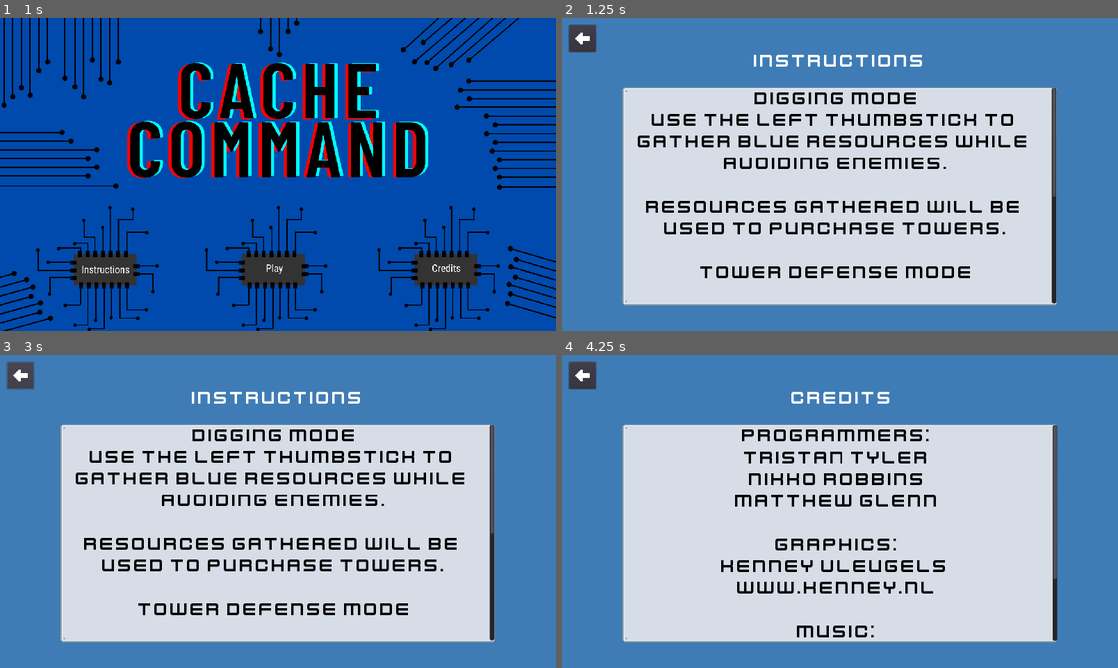
Above: before the commit, frames 1-4 (two rows, left to right).
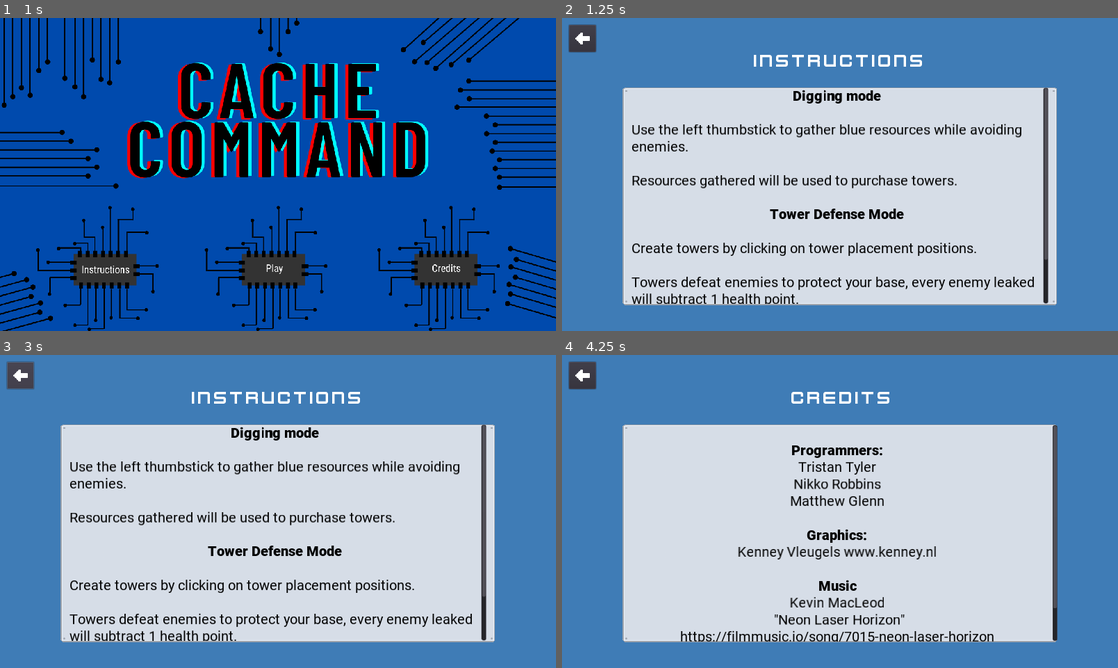
Above: after the commit, the same moments.

Repository: njrobbins/cache-command
Game: Godot game, scene res://Scenes/MainMenu.tscn
Same seed, same stepped clock (60 frames per second), same inputs: the game is played once before the commit and once after it. Sound files missing from this copy of the repository are replaced by a short silence.
Inputs (mouse positions are in pixels of both pictures, inside the frame that each line leads up to):
- Up to frame 1 (1 s): click (105, 268) at 0.5 s
- Up to frame 2 (1.25 s): no input
- Up to frame 3 (3 s): move the mouse to (400, 495) at 1.27 s; hold Right (right) 1.28-2 s; click (400, 495) at 1.42 s; tap Enter at 2 s; drag from (166, 527) to (250, 574) at 2.02 s; click (22, 376) at 2.75 s
- Up to frame 4 (4.25 s): click (1006, 605) at 3.5 s

Frame 1 is identical in both runs. In frame 2, 13% of the frame differs, in the area x 12-89%, y 22-92%; in frame 3, 13%; in frame 4, 7.1%.

Commit message:
Font update

Diff:
--- a/Scenes/Credits.tscn
+++ b/Scenes/Credits.tscn
@@ -1,10 +1,12 @@
-[gd_scene load_steps=6 format=2]
+[gd_scene load_steps=8 format=2]
 
 [ext_resource path="res://Assets/Audio/menu_button.wav" type="AudioStream" id=1]
 [ext_resource path="res://Scripts/MenuButtonHandler.gd" type="Script" id=2]
 [ext_resource path="res://Assets/Icons/return.png" type="Texture" id=3]
 [ext_resource path="res://Assets/metal_panel.png" type="Texture" id=4]
 [ext_resource path="res://fonts/kenvector_future.tres" type="DynamicFont" id=5]
+[ext_resource path="res://fonts/roboto/roboto_regular.tres" type="DynamicFont" id=6]
+[ext_resource path="res://fonts/roboto/roboto_black_bold.tres" type="DynamicFont" id=7]
 
 [node name="Credits" type="Control"]
 anchor_right = 1.0
@@ -66,9 +68,26 @@
 margin_top = 0.943848
 margin_right = 1000.94
 margin_bottom = 497.944
-custom_fonts/normal_font = ExtResource( 5 )
+custom_fonts/bold_font = ExtResource( 7 )
+custom_fonts/normal_font = ExtResource( 6 )
 bbcode_enabled = true
-bbcode_text = "[center][color=#000000]Programmers:
+bbcode_text = "[center][color=#000000]
+[b]Programmers:[/b]
+[center]Tristan Tyler
+Nikko Robbins
+Matthew Glenn
+
+[b]Graphics:[/b]
+Kenney Vleugels www.kenney.nl
+
+[b]Music[/b]
+Kevin MacLeod
+ \"Neon Laser Horizon\"
+https://filmmusic.io/song/7015-neon-laser-horizon
+[/center]
+[/center]"
+text = "
+Programmers:
 Tristan Tyler
 Nikko Robbins
 Matthew Glenn
@@ -76,22 +95,12 @@
 Graphics:
 Kenney Vleugels www.kenney.nl
 
-Music:
+Music
 Kevin MacLeod
  \"Neon Laser Horizon\"
-https://filmmusic.io/song/7015-neon-laser-horizon"
-text = "Programmers:
-Tristan Tyler
-Nikko Robbins
-Matthew Glenn
+https://filmmusic.io/song/7015-neon-laser-horizon
 
-Graphics:
-Kenney Vleugels www.kenney.nl
-
-Music:
-Kevin MacLeod
- \"Neon Laser Horizon\"
-https://filmmusic.io/song/7015-neon-laser-horizon"
+[/center]"
 __meta__ = {
 "_editor_description_": ""
 }
--- a/Scenes/Instructions.tscn
+++ b/Scenes/Instructions.tscn
@@ -1,10 +1,12 @@
-[gd_scene load_steps=6 format=2]
+[gd_scene load_steps=8 format=2]
 
 [ext_resource path="res://Assets/Icons/return.png" type="Texture" id=1]
 [ext_resource path="res://Scripts/MenuButtonHandler.gd" type="Script" id=2]
 [ext_resource path="res://fonts/kenvector_future.tres" type="DynamicFont" id=3]
 [ext_resource path="res://Assets/metal_panel.png" type="Texture" id=4]
 [ext_resource path="res://Assets/Audio/menu_button.wav" type="AudioStream" id=5]
+[ext_resource path="res://fonts/roboto/roboto_regular.tres" type="DynamicFont" id=6]
+[ext_resource path="res://fonts/roboto/roboto_black_bold.tres" type="DynamicFont" id=7]
 
 [node name="Instructions" type="Control"]
 anchor_right = 1.0
@@ -62,11 +64,29 @@
 }
 
 [node name="RichTextLabel" type="RichTextLabel" parent="MetalPanel"]
-margin_right = 999.0
+margin_left = 20.0
+margin_right = 980.0
 margin_bottom = 497.0
-custom_fonts/normal_font = ExtResource( 3 )
+custom_fonts/bold_font = ExtResource( 7 )
+custom_fonts/normal_font = ExtResource( 6 )
+custom_colors/default_color = Color( 0, 0, 0, 1 )
 bbcode_enabled = true
-bbcode_text = "[color=#000000][center]Digging mode
+bbcode_text = "[center][b]Digging mode[/b][/center]
+
+Use the left thumbstick to gather blue resources while avoiding enemies.
+
+Resources gathered will be used to purchase towers.
+
+[center][b]Tower Defense Mode[/b][/center]
+
+Create towers by clicking on tower placement positions.
+
+Towers defeat enemies to protect your base, every enemy leaked will subtract 1 health point.
+
+To win kill all of the enemies before your health reaches 0.
+"
+text = "Digging mode
+
 Use the left thumbstick to gather blue resources while avoiding enemies.
 
 Resources gathered will be used to purchase towers.
@@ -77,19 +97,11 @@
 
 Towers defeat enemies to protect your base, every enemy leaked will subtract 1 health point.
 
-To win kill all of the enemies before your health reaches 0."
-text = "Digging mode
-Use the left thumbstick to gather Silicon resources while avoiding enemies.
-
-Resources gathered will be used to purchase towers.
-
-Tower Defense Mode
-
-Create towers by clicking on tower placement positions.
-
-Towers defeat enemies to protect your base, every enemy leaked will subtract 1 health point.
-
-To win kill all of the enemies before your health reaches 0."
+To win kill all of the enemies before your health reaches 0.
+"
+__meta__ = {
+"_edit_use_anchors_": false
+}
 
 [node name="MenuButtonAudio" type="AudioStreamPlayer" parent="."]
 stream = ExtResource( 5 )
--- /dev/null
+++ b/fonts/roboto/roboto_black_bold.tres
@@ -0,0 +1,7 @@
+[gd_resource type="DynamicFont" load_steps=2 format=2]
+
+[ext_resource path="res://fonts/roboto/Roboto-Black.ttf" type="DynamicFontData" id=1]
+
+[resource]
+size = 32
+font_data = ExtResource( 1 )
--- /dev/null
+++ b/fonts/roboto/roboto_regular.tres
@@ -0,0 +1,8 @@
+[gd_resource type="DynamicFont" load_steps=2 format=2]
+
+[ext_resource path="res://fonts/roboto/Roboto-Regular.ttf" type="DynamicFontData" id=1]
+
+[resource]
+size = 32
+use_filter = true
+font_data = ExtResource( 1 )
Binary file added: fonts/roboto/Roboto-Black.ttf
Binary file added: fonts/roboto/Roboto-BlackItalic.ttf
Binary file added: fonts/roboto/Roboto-Bold.ttf
Binary file added: fonts/roboto/Roboto-BoldItalic.ttf
Binary file added: fonts/roboto/Roboto-Italic.ttf
Binary file added: fonts/roboto/Roboto-Light.ttf
Binary file added: fonts/roboto/Roboto-LightItalic.ttf
Binary file added: fonts/roboto/Roboto-Medium.ttf
Binary file added: fonts/roboto/Roboto-MediumItalic.ttf
Binary file added: fonts/roboto/Roboto-Regular.ttf
Binary file added: fonts/roboto/Roboto-Thin.ttf
Binary file added: fonts/roboto/Roboto-ThinItalic.ttf
